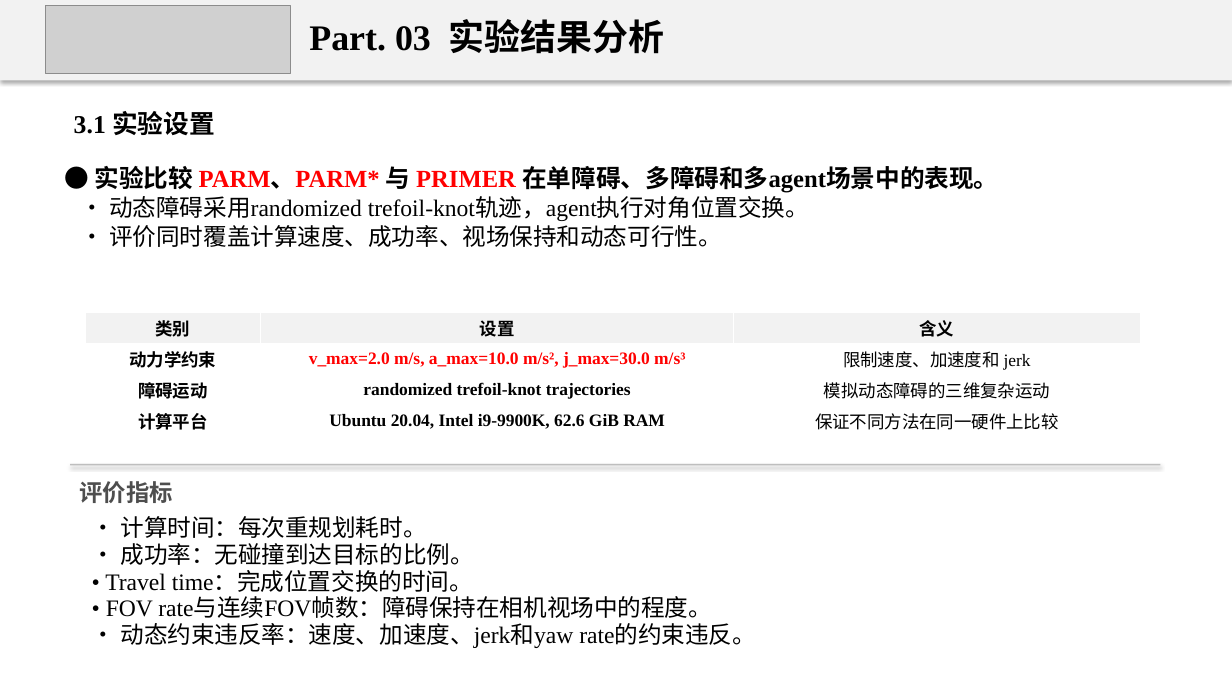
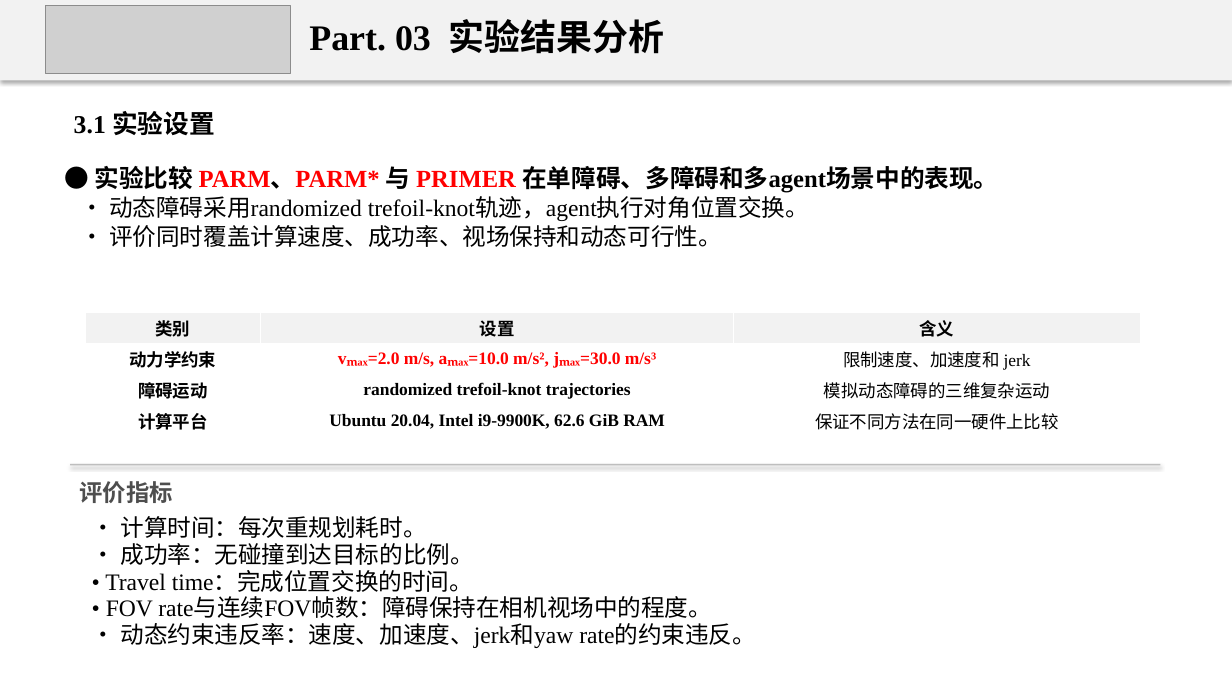
Before and after one commit to 18-cuixu/paper2ppt, a slide deck: slide 12 of skills/uav-paper-report/assets/examples/uav-primer-regression-report.pptx. Drawn at 1232x693 pixels with LibreOffice and Linux fonts; fonts in the diff are those of the drawing; grey boxes stand for pictures. Boxes give left, top, right and bottom in pixels: in the first picture for what was removed or moved away, otherwise in the second. Text is boxed around its words. In the diff, an @@ line names an element or a change of style, - is before the commit and + after.

```diff
--- a/skills/uav-paper-report/assets/examples/uav-primer-regression-report.pptx
+++ b/skills/uav-paper-report/assets/examples/uav-primer-regression-report.pptx
@@ table at [85, 312, 1141, 436] @@
-row 2, column 2: v_max=2.0 m/s, a_max=10.0 m/s², j_max=30.0 m/s³
+row 2, column 2: vₘₐₓ=2.0 m/s, aₘₐₓ=10.0 m/s², jₘₐₓ=30.0 m/s³
```
Also in this commit, not shown: 2 other slides changed, 11 other files.
